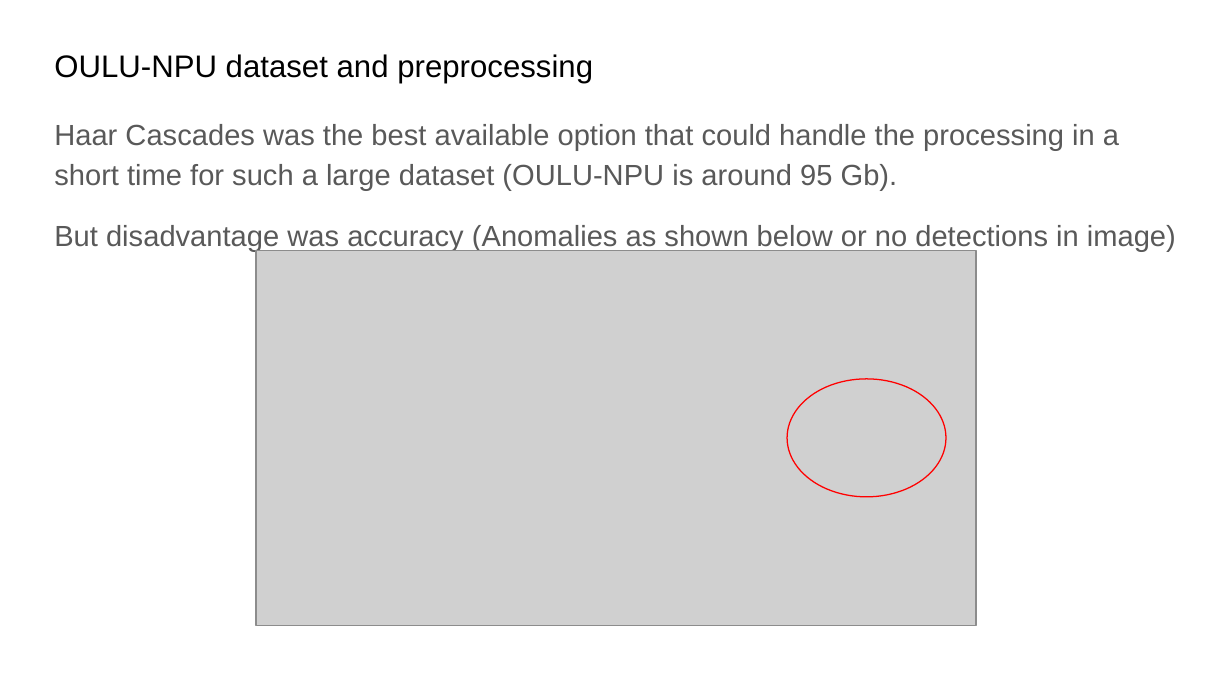
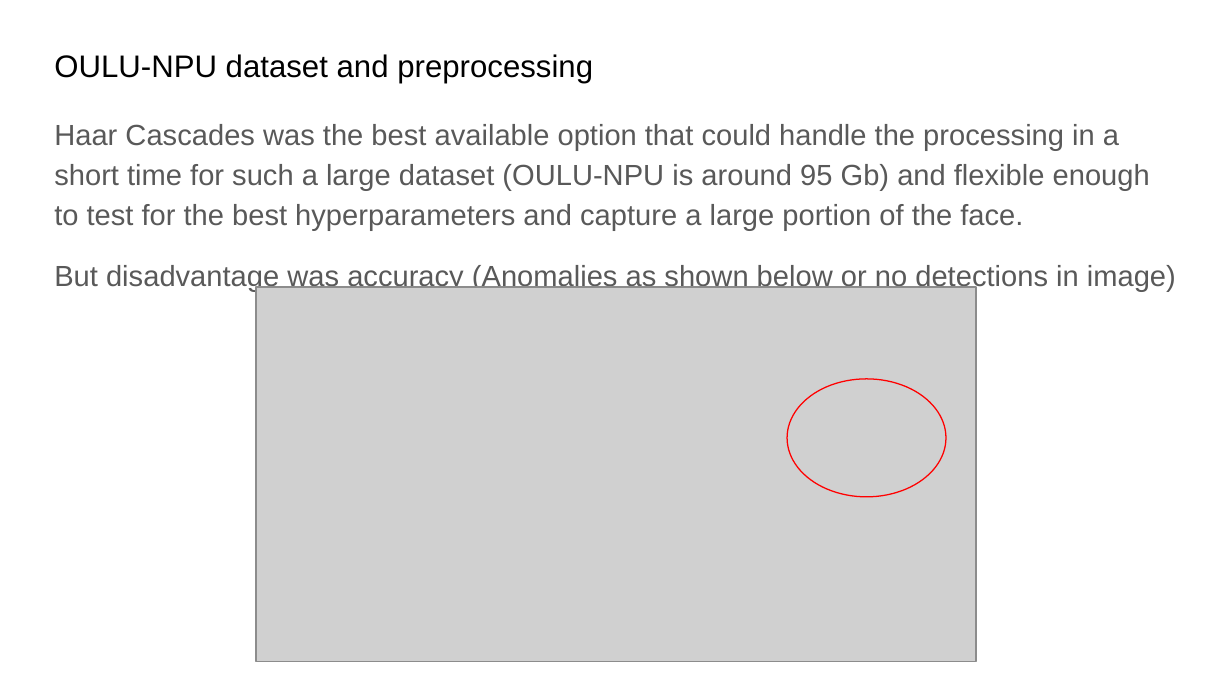
Before and after one commit to D10752002/BTP-Face-Anti-Spoofing, a slide deck: slide 27 of PPTs/Face Anti-Spoofing presentation - BTP work status pre-mid sem.pptx (slide 26 before the commit). Drawn at 1232x693 pixels with LibreOffice and Linux fonts; fonts in the diff are those of the drawing; grey boxes stand for pictures. Boxes give left, top, right and bottom in pixels: in the first picture for what was removed or moved away, otherwise in the second. Text is boxed around its words. In the diff, an @@ line names an element or a change of style, - is before the commit and + after.

```diff
--- a/PPTs/Face Anti-Spoofing presentation - BTP work status pre-mid sem.pptx
+++ b/PPTs/Face Anti-Spoofing presentation - BTP work status pre-mid sem.pptx
@@ text at box(54, 124, 1150, 230): text changed @@
-Haar Cascades was the best available option that could handle the processing in a short time for such a large dataset (OULU-NPU is around 95 Gb).
+Haar Cascades was the best available option that could handle the processing in a short time for such a large dataset (OULU-NPU is around 95 Gb) and flexible enough to test for the best hyperparameters and capture a large portion of the face.
@@ picture: place and size @@
-picture at box(256, 251, 976, 626)
+picture at box(256, 287, 976, 662)
```
Also in this commit, not shown: 7 other slides changed, 4 slides added.
